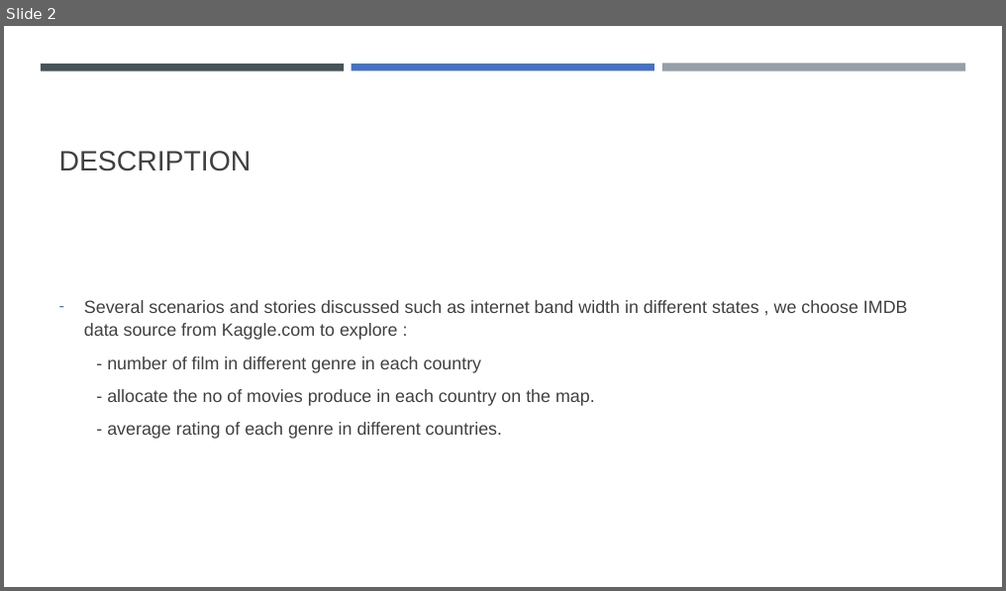
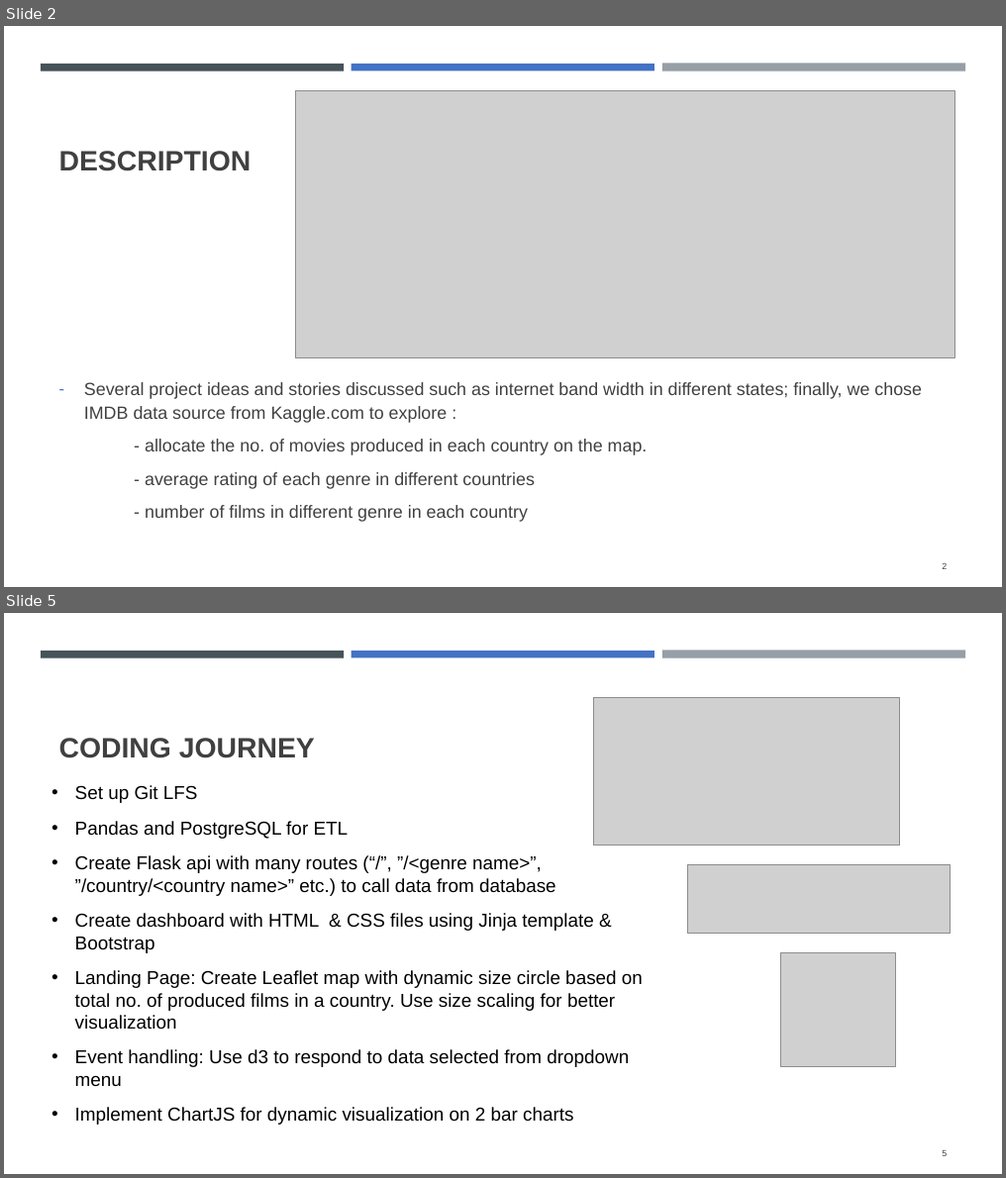
Before and after one commit to MohanPanga/IMDb-Movies-, a slide deck: Movie Guru.pptx. Shown one above the other, each under a label of ours: slide 2 before the commit, slides 2 and 5 after it; the slides between them are not shown. The pictures are 1006x591 and 1006x1178 pixels, drawn with LibreOffice and Linux fonts; fonts in the diff are those of the drawing; grey boxes stand for pictures. Boxes give left, top, right and bottom in pixels: in the first picture for what was removed or moved away, otherwise in the second. Text is boxed around its words. In the diff, an @@ line names an element or a change of style, - is before the commit and + after.

```diff
--- a/Movie Guru.pptx
+++ b/Movie Guru.pptx
@@ slide 5 added at (x1=4, y1=613, x2=1002, y2=1174), background #FFFFFF; not listed: 3 template elements that a slide beside it also shows @@
@@ picture added at (x1=594, y1=697, x2=900, y2=846) @@
@@ title added at (x1=59, y1=738, x2=315, y2=759), 27 pt, text #404040, bold @@
+CODING JOURNEY
@@ text added at (x1=75, y1=785, x2=643, y2=1125), 18 pt, text #000000 @@
+• Set up Git LFS
+• Pandas and PostgreSQL for ETL
+• Create Flask api with many routes (“/”, ”/<genre name>”, ”/country/<country name>” etc.) to call data from database
+• Create dashboard with HTML & CSS files using Jinja template & Bootstrap
+• Landing Page: Create Leaflet map with dynamic size circle based on total no. of produced films in a country. Use size scaling for better visualization
+• Event handling: Use d3 to respond to data selected from dropdown menu
+• Implement ChartJS for dynamic visualization on 2 bar charts
@@ picture added at (x1=687, y1=864, x2=950, y2=934) @@
@@ picture added at (x1=781, y1=953, x2=896, y2=1067) @@
@@ page number added at (x1=942, y1=1151, x2=946, y2=1157), 8.5 pt, text #404040 @@
+5
@@ slide 2 changed as well @@
@@ title "DESCRIPTION" at (x1=59, y1=151, x2=252, y2=172): bold on @@
@@ picture added at (x1=295, y1=91, x2=954, y2=359) @@
@@ text at (x1=84, y1=382, x2=922, y2=522): text changed @@
-– Several scenarios and stories discussed such as internet band width in different states , we choose IMDB data source from Kaggle.com to explore :
-- number of film in different genre in each country
-- allocate the no of movies produce in each country on the map.
-- average rating of each genre in different countries.
+– Several project ideas and stories discussed such as internet band width in different states; finally, we chose IMDB data source from Kaggle.com to explore :
+- allocate the no. of movies produced in each country on the map.
+- average rating of each genre in different countries
+- number of films in different genre in each country
@@ page number added at (x1=942, y1=564, x2=946, y2=570), 8.5 pt, text #404040 @@
+2
```
Also in this commit, not shown: 3 other slides changed, 2 other slides added, 3 slides removed.
